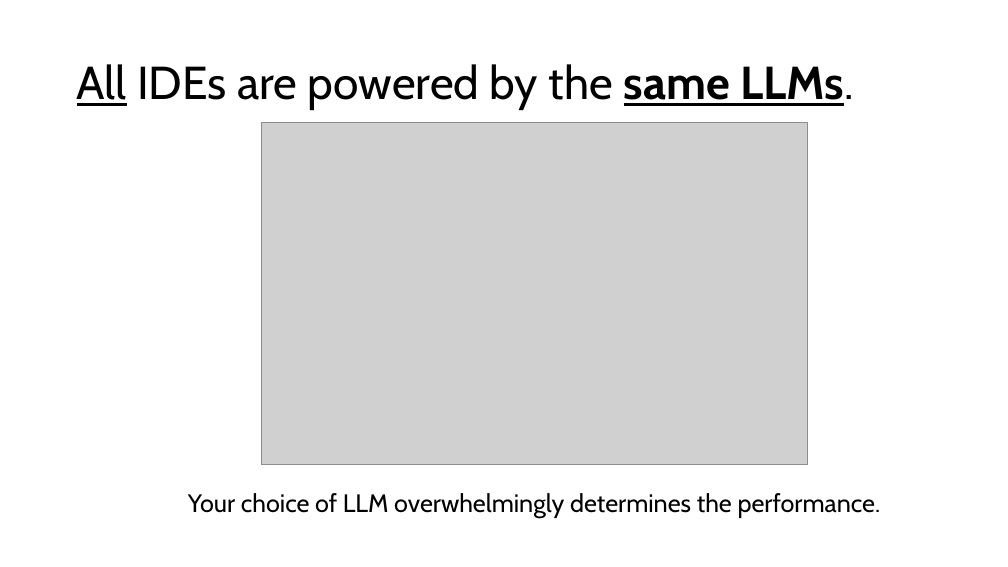
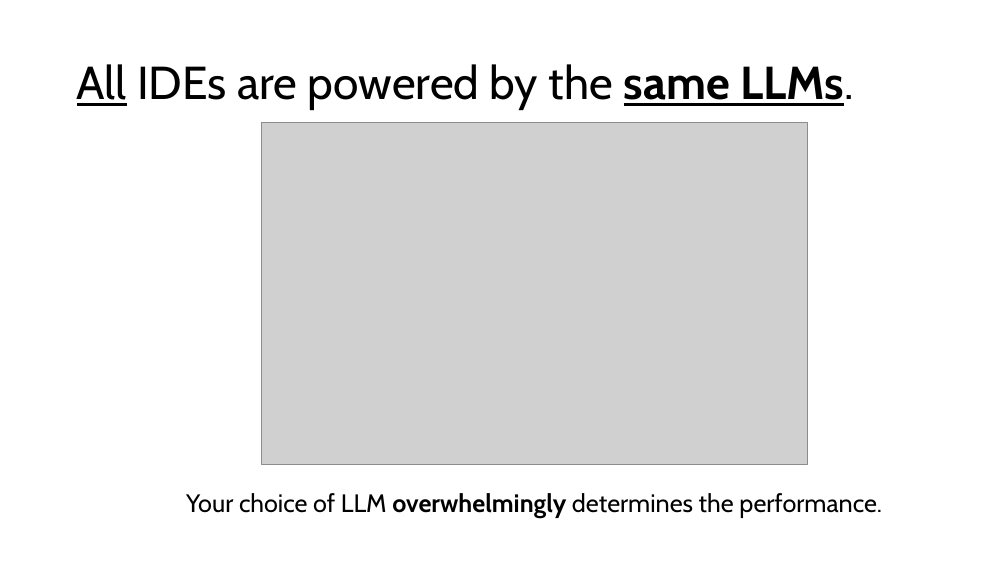
Before and after one commit to RHIT-southfej/csse290-ai, a slide deck: slide 11 of ClassMaterials/Week5/Agent Mode.pptx (slide 10 before the commit). Drawn at 1008x567 pixels with LibreOffice and Linux fonts; fonts in the diff are those of the drawing; grey boxes stand for pictures. Boxes give left, top, right and bottom in pixels: in the first picture for what was removed or moved away, otherwise in the second. Text is boxed around its words. In the diff, an @@ line names an element or a change of style, - is before the commit and + after.

```diff
--- a/ClassMaterials/Week5/Agent Mode.pptx
+++ b/ClassMaterials/Week5/Agent Mode.pptx
@@ text "Your choice of LLM overwhelmingly ..." at bbox=[186, 493, 882, 518]: bold on in "overwhelmingly" @@
```
Also in this commit, not shown: 10 other slides changed, 3 slides added.
